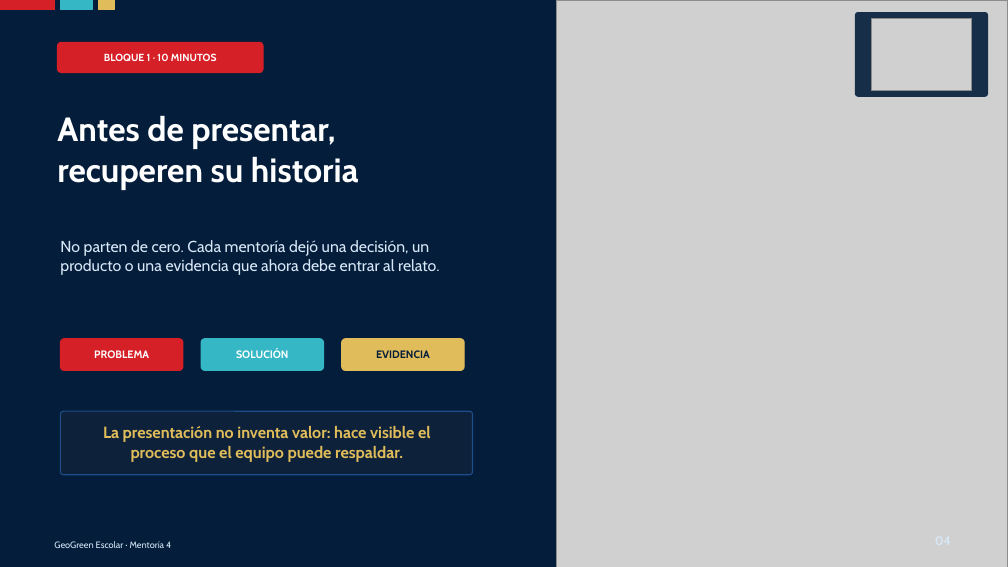
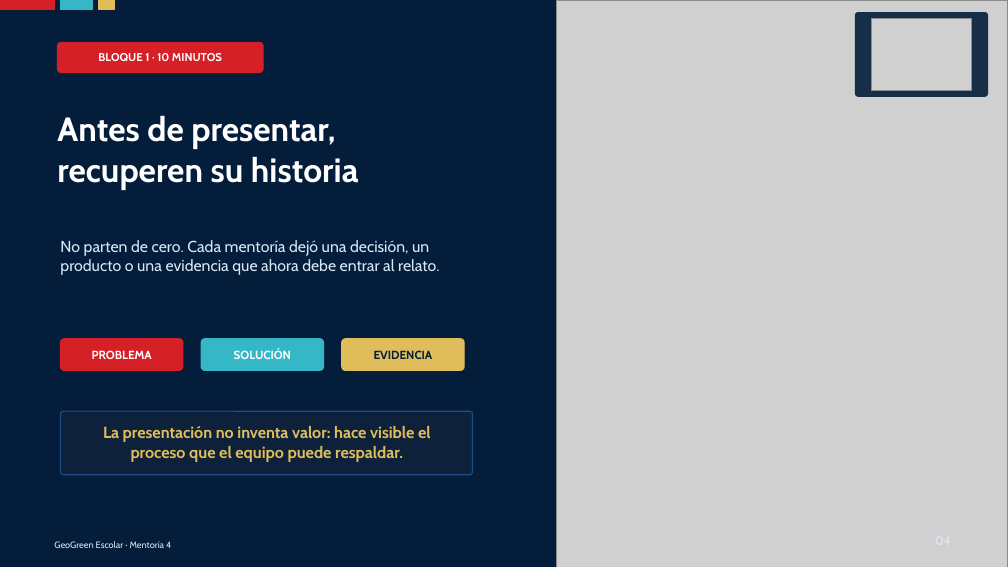
Before and after one commit to Dieg0Code/proyecto-01-aiep-geogreen, a slide deck: slide 4 of mentorias/04/ppt/Mentoria-04-Comunicar-y-ensayar.pptx. Drawn at 1008x567 pixels with LibreOffice and Linux fonts; fonts in the diff are those of the drawing; grey boxes stand for pictures. Boxes give left, top, right and bottom in pixels: in the first picture for what was removed or moved away, otherwise in the second. Text is boxed around its words. In the diff, an @@ line names an element or a change of style, - is before the commit and + after.

```diff
--- a/mentorias/04/ppt/Mentoria-04-Comunicar-y-ensayar.pptx
+++ b/mentorias/04/ppt/Mentoria-04-Comunicar-y-ensayar.pptx
@@ text "BLOQUE 1 · 10 MINUTOS" at (x1=98, y1=53, x2=222, y2=61): size 9.8 to 10.8 pt @@
@@ size 10.2 to 11.2 pt in 3 elements at (x1=92, y1=350, x2=152, y2=359), (x1=234, y1=349, x2=291, y2=359), (x1=374, y1=350, x2=433, y2=359) @@
```
Also in this commit, not shown: 4 other slides changed, 1 other file.
